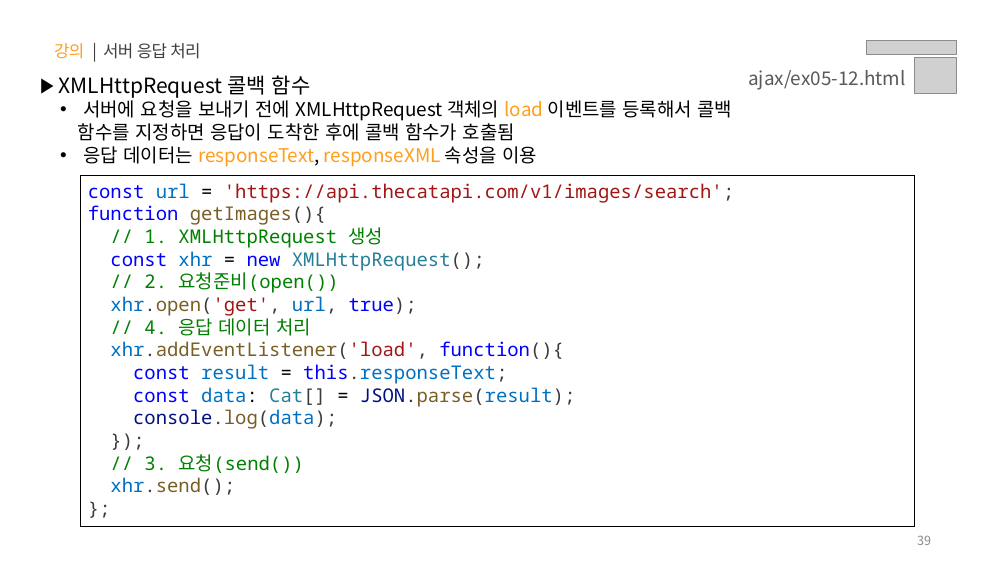
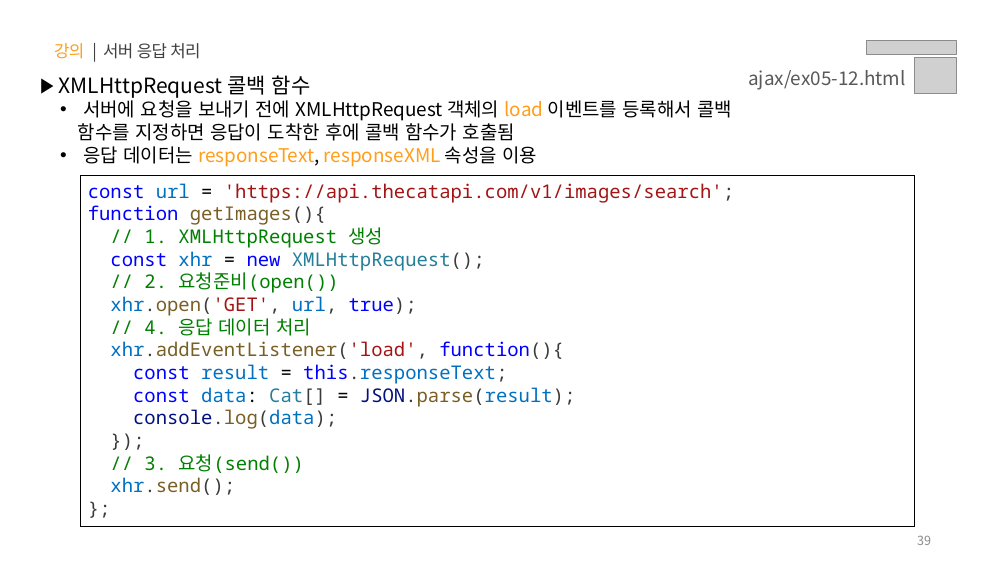
Before and after one commit to yebin-jeong/learn-js, a slide deck: slide 39 of PPT/05.자바스크립트 - 클라이언트 사이드(Event, DOM, Ajax, Web APIs).pptx. Drawn at 1008x567 pixels with LibreOffice and Linux fonts; fonts in the diff are those of the drawing; grey boxes stand for pictures. Boxes give left, top, right and bottom in pixels: in the first picture for what was removed or moved away, otherwise in the second. Text is boxed around its words. In the diff, an @@ line names an element or a change of style, - is before the commit and + after.

```diff
--- a/PPT/05.자바스크립트 - 클라이언트 사이드(Event, DOM, Ajax, Web APIs).pptx
+++ b/PPT/05.자바스크립트 - 클라이언트 사이드(Event, DOM, Ajax, Web APIs).pptx
@@ text in rectangle at [110, 296, 417, 316]: text changed @@
-xhr.open('get', url, true);
+xhr.open('GET', url, true);
```
